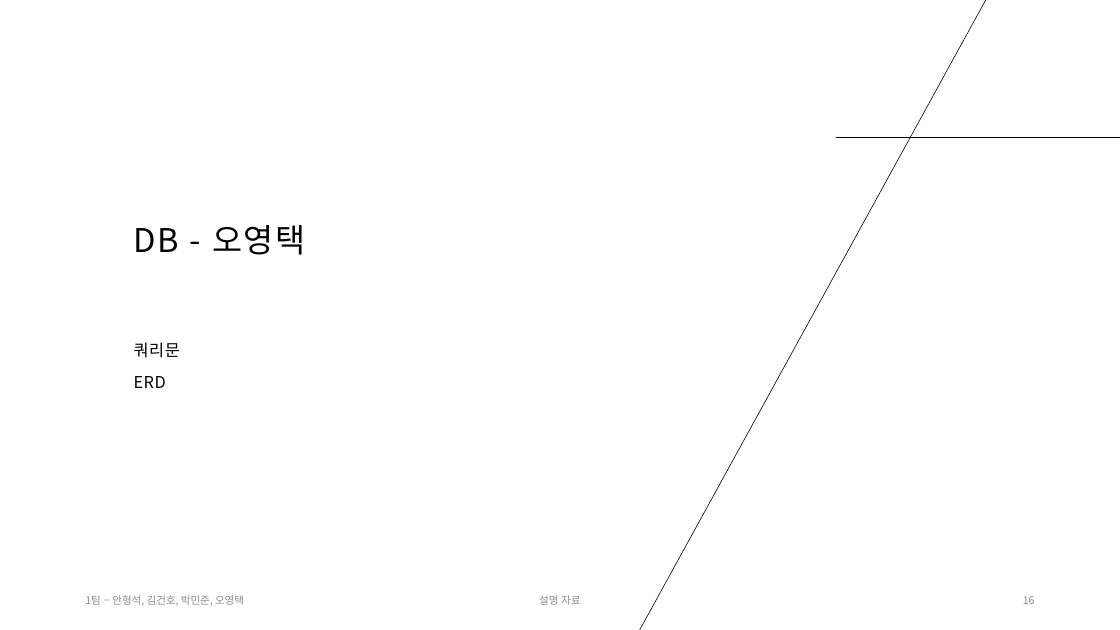
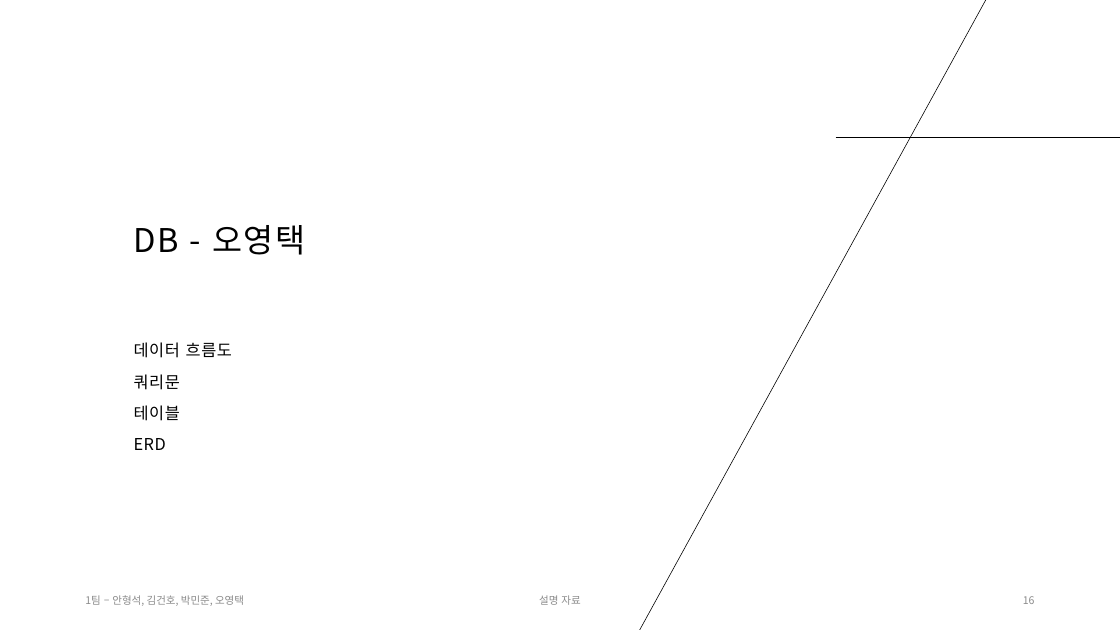
Before and after one commit to Tentailsahri/DT_FINAL_Project, a slide deck: slide 16 of 문서/시나리오에 따른 공정 시뮬레이션 발표 - 오영택.pptx. Drawn at 1120x630 pixels with LibreOffice and Linux fonts; fonts in the diff are those of the drawing. Boxes give left, top, right and bottom in pixels: in the first picture for what was removed or moved away, otherwise in the second. Text is boxed around its words. In the diff, an @@ line names an element or a change of style, - is before the commit and + after.

```diff
--- a/문서/시나리오에 따른 공정 시뮬레이션 발표 - 오영택.pptx
+++ b/문서/시나리오에 따른 공정 시뮬레이션 발표 - 오영택.pptx
@@ text at (134, 342, 232, 358): paragraph added @@
+데이터 흐름도
@@ text at (134, 405, 180, 421): paragraph added @@
+테이블
```
Also in this commit, not shown: 3 slides added.
